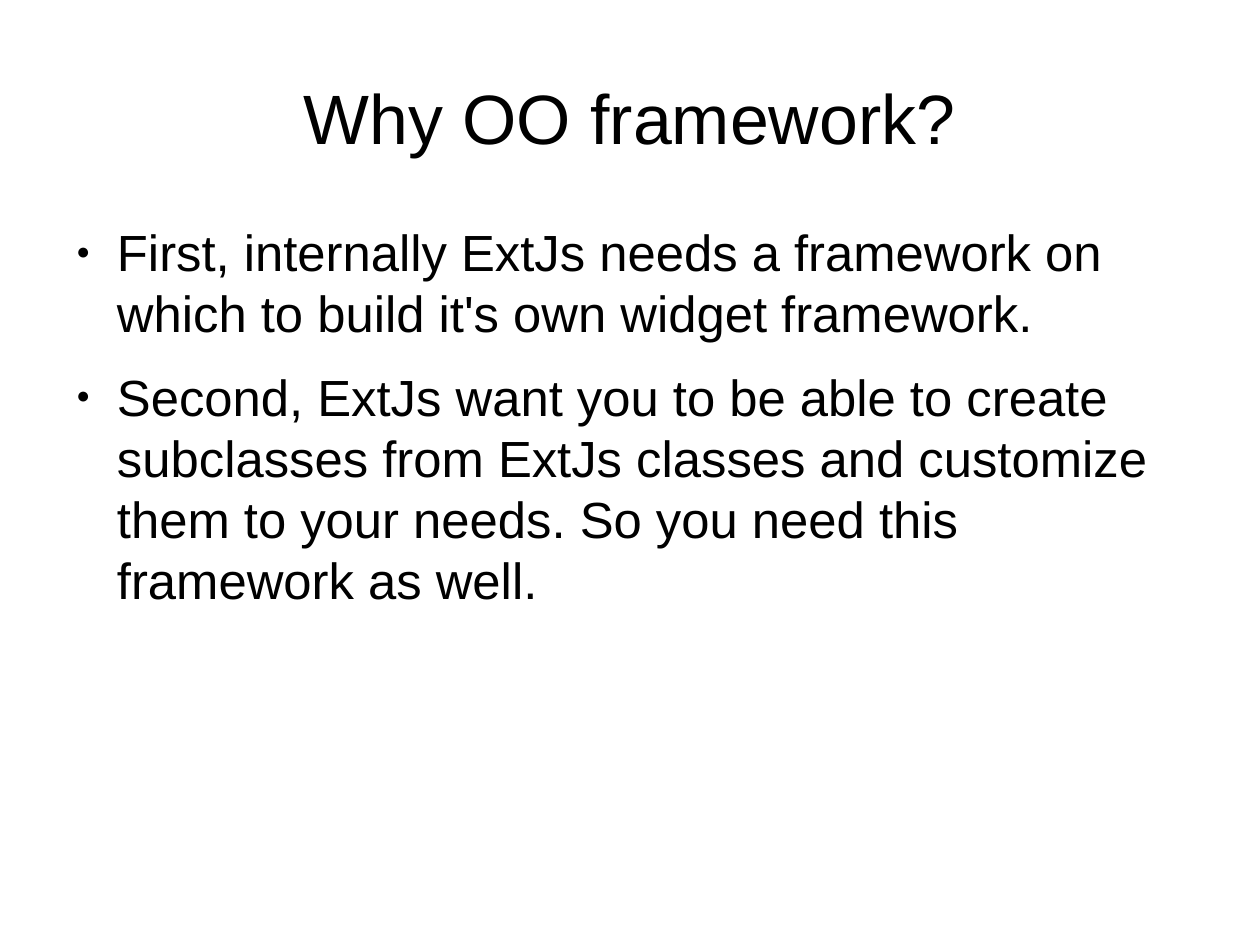
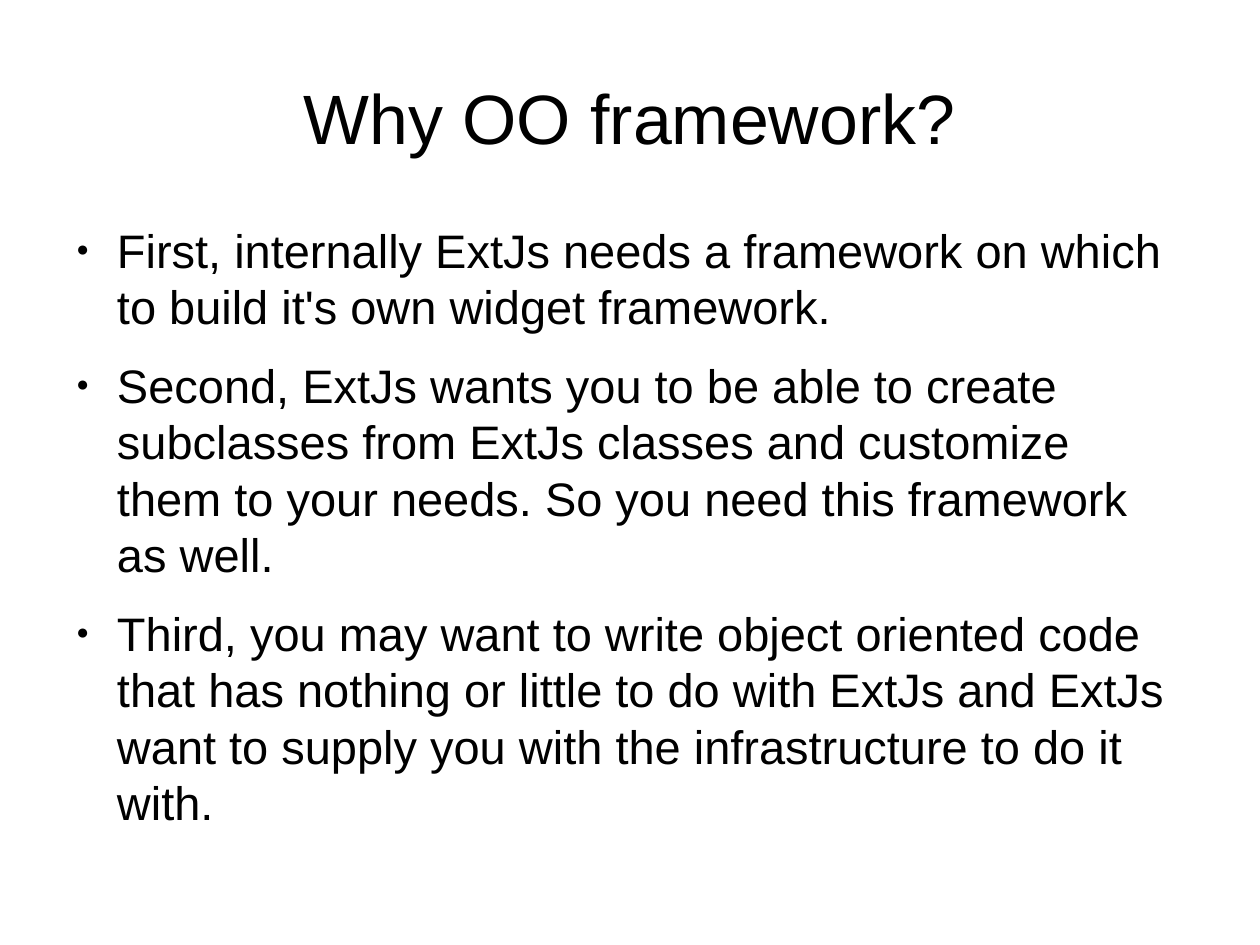
Before and after one commit to veltzer/demos, a slide deck: slide 3 of javascript/extjs/doc/extjs_oo.odp. Drawn at 1260x945 pixels with LibreOffice and Linux fonts; fonts in the diff are those of the drawing. Boxes give left, top, right and bottom in pixels: in the first picture for what was removed or moved away, otherwise in the second. Text is boxed around its words. In the diff, an @@ line names an element or a change of style, - is before the commit and + after.

```diff
--- a/javascript/extjs/doc/extjs_oo.odp
+++ b/javascript/extjs/doc/extjs_oo.odp
@@ text at (117,234,1161,333): size 32 to 29.6 pt in "First, internally ExtJs needs a framework on ..." @@
@@ text at (117,369,1164,773): text changed; size 32 to 29.6 pt @@
-● Second, ExtJs want you to be able to create subclasses from ExtJs classes and customize them to your needs. So you need this framework as well.
+● Second, ExtJs wants you to be able to create subclasses from ExtJs classes and customize them to your needs. So you need this framework as well.
+● Third, you may want to write object oriented code that has nothing or little to do with ExtJs and ExtJs want to supply you with the infrastructure to do it with.
```
Also in this commit, not shown: 1 other slide changed, 3 other files.
